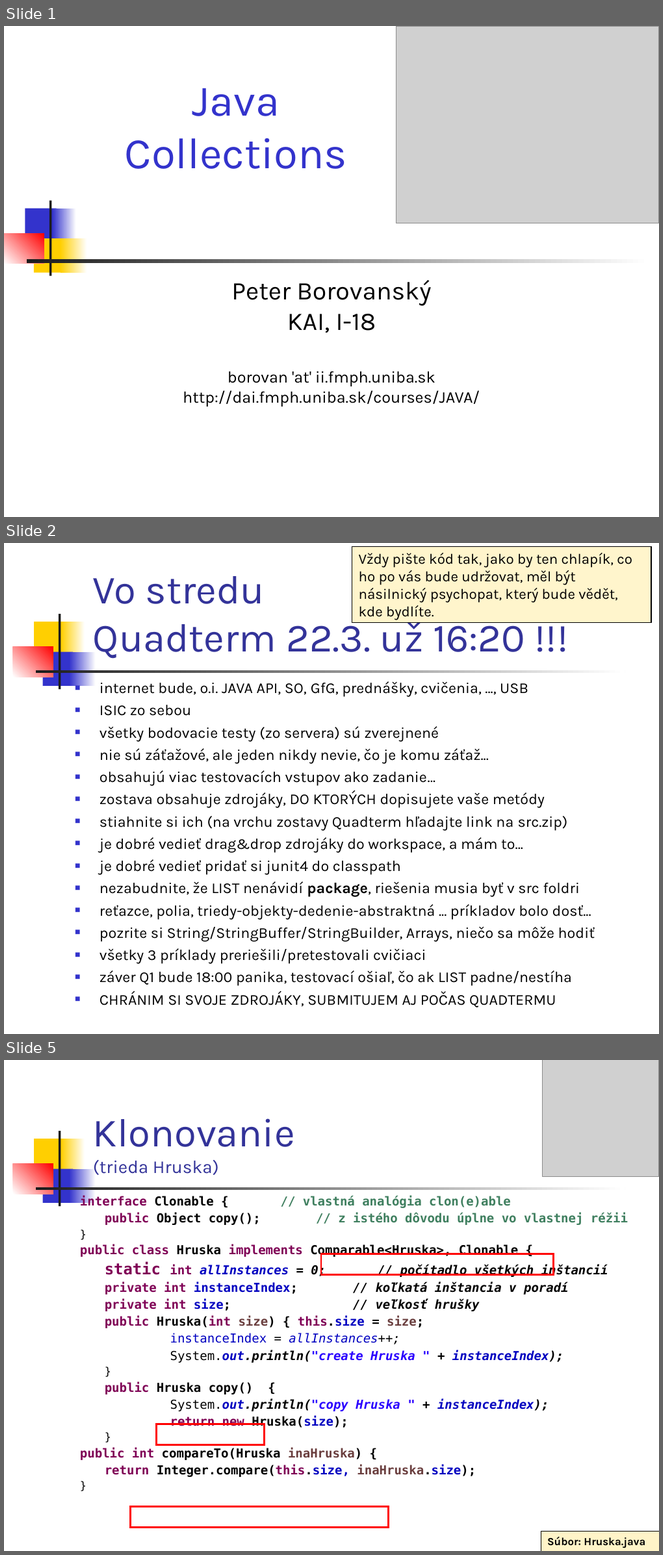
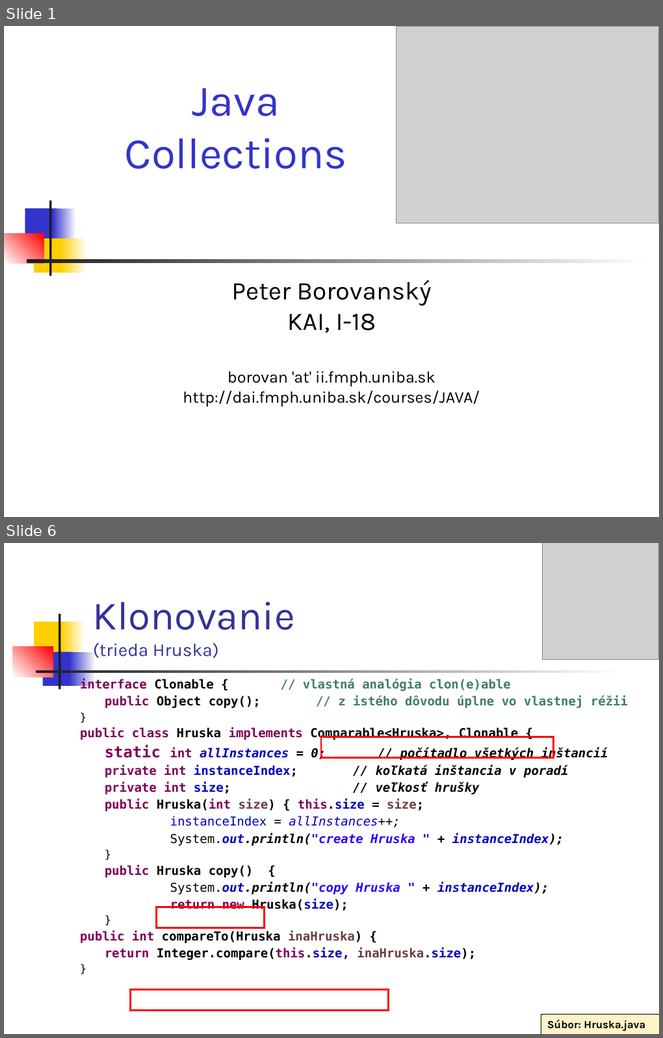
Before and after one commit to Programovanie4/Prednasky, a slide deck: 06/06_java.ppt. Shown one above the other, each under a label of ours: slides 1, 2 and 5 before the commit, slides 1 and 6 after it; the slides between them are not shown. The pictures are 663x1555 and 663x1038 pixels, drawn with LibreOffice and Linux fonts; fonts in the diff are those of the drawing; grey boxes stand for pictures. Boxes give left, top, right and bottom in pixels: in the first picture for what was removed or moved away, otherwise in the second. Text is boxed around its words. In the diff, an @@ line names an element or a change of style, - is before the commit and + after.

```diff
--- a/06/06_java.ppt
+++ b/06/06_java.ppt
@@ slide 2 removed at (4, 543, 659, 1034), background #FFFFFF; not listed: 7 template elements that a slide beside it also shows @@
@@ rectangle removed at (352, 546, 651, 623) @@
-Vždy pište kód tak, jako by ten chlapík, co ho po vás bude udržovat, měl být násilnický psychopat, který bude vědět, kde bydlíte.
@@ title removed at (93, 576, 525, 659) @@
-Vo stredu
-Quadterm 22.3. už 16:20 !!!
@@ text removed at (100, 681, 595, 1008) @@
-■ internet bude, o.i. JAVA API, SO, GfG, prednášky, cvičenia, ..., USB
-■ ISIC zo sebou
-■ všetky bodovacie testy (zo servera) sú zverejnené
-■ nie sú záťažové, ale jeden nikdy nevie, čo je komu záťaž...
-■ obsahujú viac testovacích vstupov ako zadanie…
-■ zostava obsahuje zdrojáky, DO KTORÝCH dopisujete vaše metódy
-■ stiahnite si ich (na vrchu zostavy Quadterm hľadajte link na src.zip)
-■ je dobré vedieť drag&drop zdrojáky do workspace, a mám to...
-■ je dobré vedieť pridať si junit4 do classpath
-■ nezabudnite, že LIST nenávidí package, riešenia musia byť v src foldri
-■ reťazce, polia, triedy-objekty-dedenie-abstraktná ... príkladov bolo dosť...
-■ pozrite si String/StringBuffer/StringBuilder, Arrays, niečo sa môže hodiť
-■ všetky 3 príklady preriešili/pretestovali cvičiaci
-■ záver Q1 bude 18:00 panika, testovací ošiaľ, čo ak LIST padne/nestíha
-■ CHRÁNIM SI SVOJE ZDROJÁKY, SUBMITUJEM AJ POČAS QUADTERMU
@@ what was slide 5 is now slide 6 @@
```
Also in this commit, not shown: 6 slides changed, 2 slides added, 2 other files.
